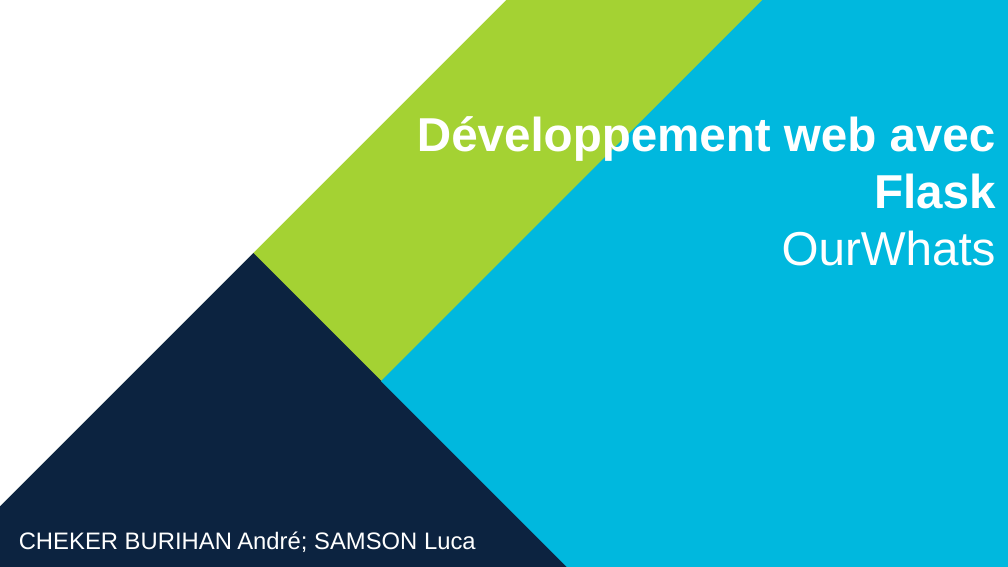
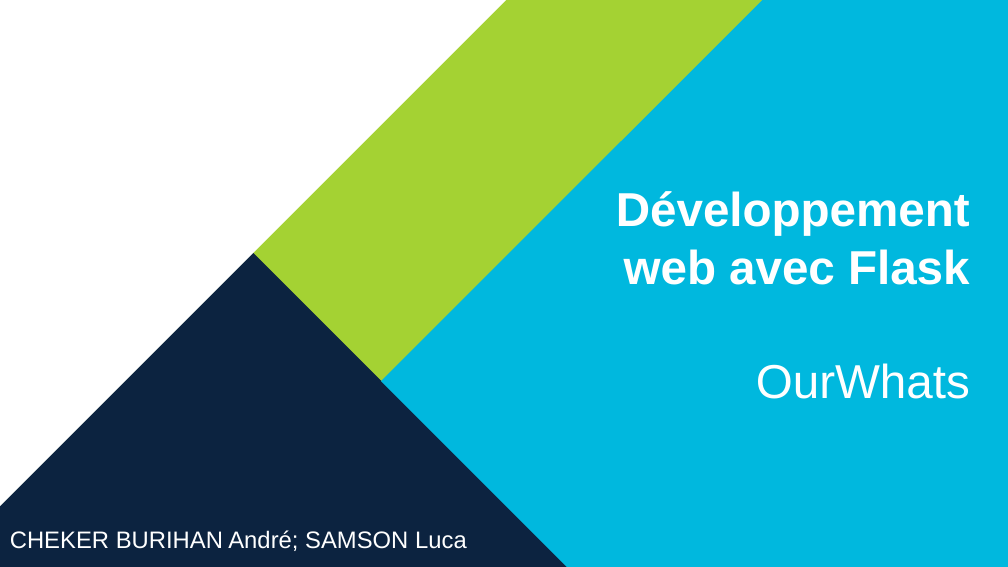
Before and after one commit to acburihan/chat_flask, a slide deck: slide 1 of Présentation chat UE Web.pptx. Drawn at 1008x567 pixels with LibreOffice and Linux fonts; fonts in the diff are those of the drawing; background and template pictures are left out. Boxes give left, top, right and bottom in pixels: in the first picture for what was removed or moved away, otherwise in the second. Text is boxed around its words. In the diff, an @@ line names an element or a change of style, - is before the commit and + after.

```diff
--- a/Présentation chat UE Web.pptx
+++ b/Présentation chat UE Web.pptx
@@ text "Développement web avec Flask" rewrapped from bbox=[417, 113, 996, 266] to bbox=[616, 191, 970, 399] @@
@@ text "CHEKER BURIHAN André; SAMSON Luca": place and size @@
-text "CHEKER BURIHAN André; SAMSON Luca" at bbox=[19, 531, 476, 552]
+text "CHEKER BURIHAN André; SAMSON Luca" at bbox=[10, 530, 467, 551]
@@ text "CHEKER BURIHAN André; SAMSON Luca" at bbox=[10, 530, 467, 551]: alignment right to left @@
```
Also in this commit, not shown: 2 other slides changed, 1 slide added.
